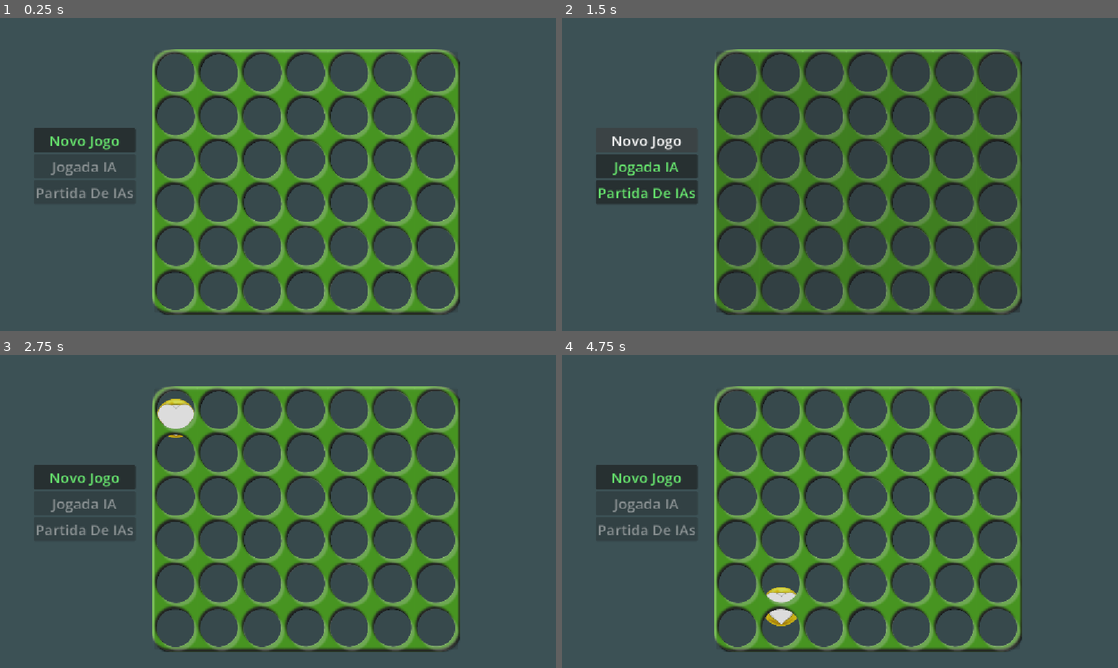
Above: before the commit, frames 1-4 (two rows, left to right).
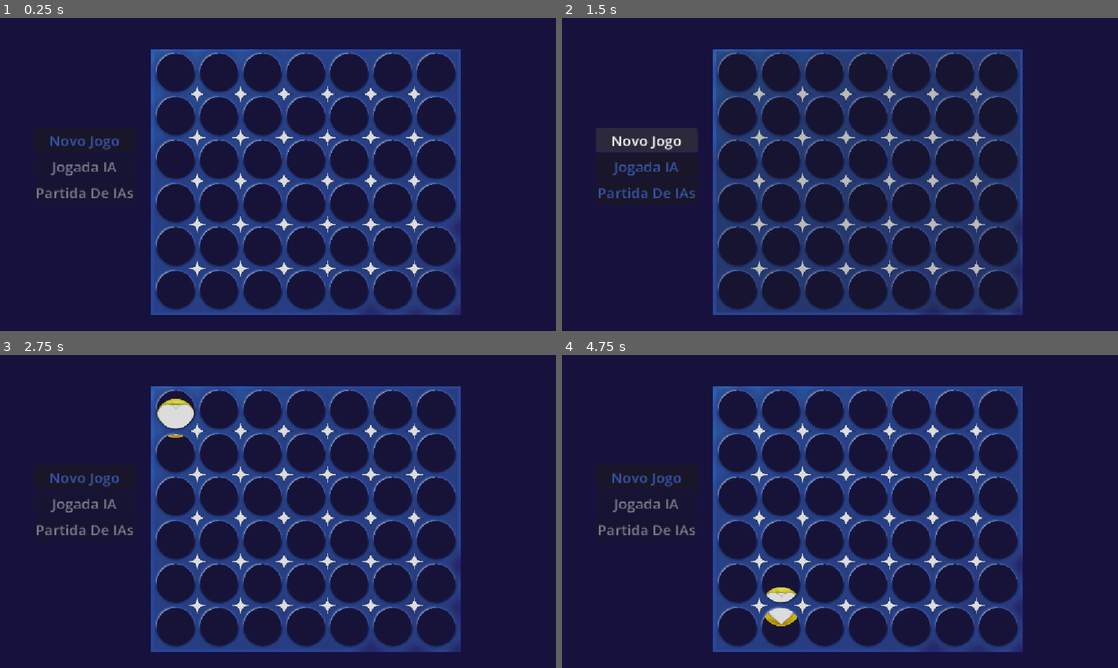
Above: after the commit, the same moments.

Repository: Guilherme-C-Ferrari/Connect-4
Game: Godot game, scene res://Cenas/Connect-4.tscn
Same seed, same stepped clock (60 frames per second), same inputs: the game is played once before the commit and once after it.
Inputs (mouse positions are in pixels of both pictures, inside the frame that each line leads up to):
- Up to frame 1 (0.25 s): no input
- Up to frame 2 (1.5 s): click "Novo Jogo" at 0.5 s; click "Novo Jogo" at 1.25 s
- Up to frame 3 (2.75 s): click (177, 517) at 2 s
- Up to frame 4 (4.75 s): click "Novo Jogo" at 2.75 s; click (778, 517) at 3.5 s

The runs differ from the first frame. In frame 1, 100% of the frame differs, in the area x 0-100%, y 0-100%; in frame 2, 99%; in frame 3, 99%; in frame 4, 99%.

Commit message:
Mudanças de Assets

Diff:
--- a/Cenas/menu.tscn
+++ b/Cenas/menu.tscn
@@ -33,7 +33,7 @@
 [node name="BotaoNovoJogo" type="Button" parent="MarginContainer/VBoxContainer" unique_id=1824710716]
 unique_name_in_owner = true
 layout_mode = 2
-theme_override_colors/font_color = Color(0.4, 0.8901961, 0.42745098, 1)
+theme_override_colors/font_color = Color(0.21568628, 0.3254902, 0.65882355, 1)
 theme_override_fonts/font = SubResource("FontVariation_pveh2")
 theme_override_font_sizes/font_size = 30
 text = "Novo Jogo"
@@ -41,14 +41,15 @@
 [node name="BotaoJogadaIA" type="Button" parent="MarginContainer/VBoxContainer" unique_id=1798478995]
 unique_name_in_owner = true
 layout_mode = 2
-theme_override_colors/font_color = Color(0.4, 0.8901961, 0.42745098, 1)
+theme_override_colors/font_color = Color(0.21568628, 0.3254902, 0.65882355, 1)
 theme_override_font_sizes/font_size = 30
 text = "Jogada IA"
 
 [node name="BotaoPartidaIA" type="Button" parent="MarginContainer/VBoxContainer" unique_id=1296728018]
 unique_name_in_owner = true
 layout_mode = 2
-theme_override_colors/font_color = Color(0.4, 0.8901961, 0.42745098, 1)
+theme_override_colors/font_color = Color(0.21568628, 0.3254902, 0.65882355, 1)
+theme_override_colors/font_outline_color = Color(1, 1, 1, 1)
 theme_override_font_sizes/font_size = 30
 text = "Partida De IAs"
 
--- a/Cenas/tabuleiro_fisico.tscn
+++ b/Cenas/tabuleiro_fisico.tscn
@@ -3,7 +3,7 @@
 [ext_resource type="Script" uid="uid://ck4wvmli7iclf" path="res://Scripts/TabuleiroFisico.gd" id="1_1xbq8"]
 [ext_resource type="PackedScene" uid="uid://b4msqnvgoyj7b" path="res://Cenas/coluna_slots.tscn" id="1_ospg6"]
 [ext_resource type="Script" uid="uid://nafi51y6w2l1" path="res://Scripts/ColunaSlots.gd" id="2_5mjpd"]
-[ext_resource type="Texture2D" uid="uid://ceifucgq104db" path="res://Sprites/Tabela.png" id="4_16aq4"]
+[ext_resource type="Texture2D" uid="uid://cucv5jven7lh0" path="res://Sprites/TabelaConnect4Azul.png" id="4_16aq4"]
 [ext_resource type="PackedScene" uid="uid://b5xyucq6hy85g" path="res://Cenas/botao_coluna.tscn" id="5_16aq4"]
 
 [sub_resource type="RectangleShape2D" id="RectangleShape2D_gsv3i"]
@@ -78,7 +78,8 @@
 position = Vector2(650, 50)
 
 [node name="Sprite2D" type="Sprite2D" parent="." unique_id=1278662922]
-position = Vector2(350, 300)
+position = Vector2(350.00003, 300)
+scale = Vector2(1.02, 1.02)
 texture = ExtResource("4_16aq4")
 
 [node name="HBoxContainer" type="HBoxContainer" parent="." unique_id=1408727474]
--- a/project.godot
+++ b/project.godot
@@ -25,4 +25,4 @@
 [rendering]
 
 rendering_device/driver.windows="d3d12"
-environment/defaults/default_clear_color=Color(0.23614585, 0.31829196, 0.3348193, 1)
+environment/defaults/default_clear_color=Color(0.086639985, 0.0696, 0.24, 1)
Binary file added: Sprites/BotaoAzul.jpg
Not shown, changed: Sprites/BotaoAzul.jpg.import
Binary file removed: Sprites/Tabela.png
Binary file added: Sprites/TabelaC4.png
Not shown, changed: Sprites/TabelaC4.png.import
Binary file added: Sprites/TabelaConnect4Azul.png
Not shown, added: Sprites/TabelaConnect4Azul.png.import
Binary file removed: Sprites/white-circle.png
